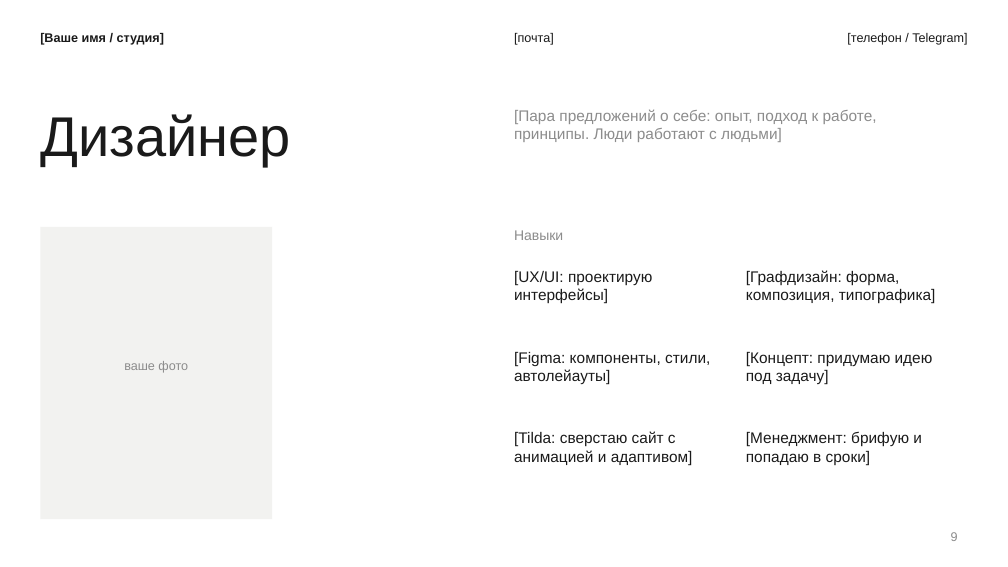
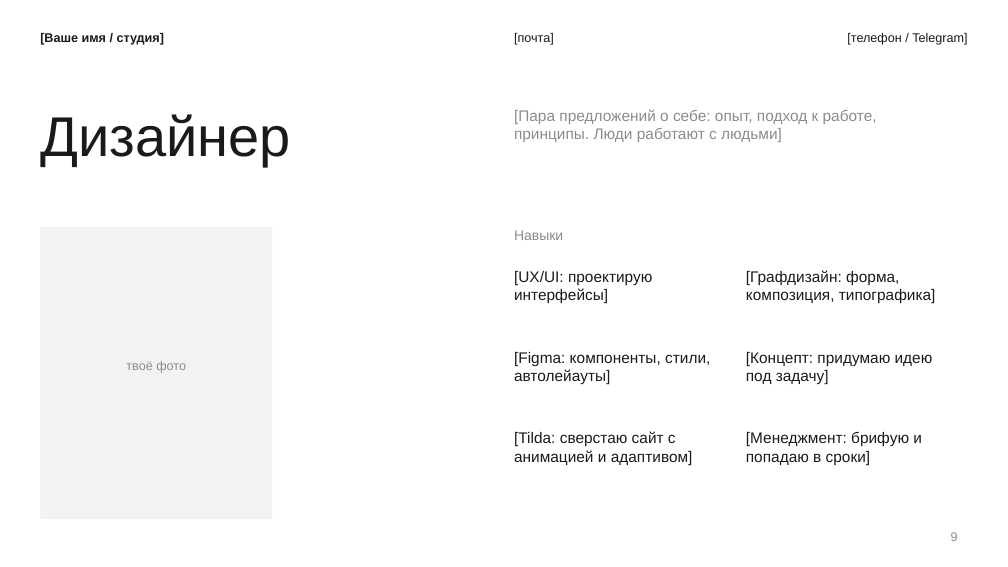
Before and after one commit to perasperadastranew/guides, a slide deck: slide 9 of starter-pack/files/02-kp.pptx. Drawn at 1008x567 pixels with LibreOffice and Linux fonts; fonts in the diff are those of the drawing. Boxes give left, top, right and bottom in pixels: in the first picture for what was removed or moved away, otherwise in the second. Text is boxed around its words. In the diff, an @@ line names an element or a change of style, - is before the commit and + after.

```diff
--- a/starter-pack/files/02-kp.pptx
+++ b/starter-pack/files/02-kp.pptx
@@ text at (x1=126, y1=361, x2=186, y2=373): text changed @@
-ваше фото
+твоё фото
```
Also in this commit, not shown: 2 other slides changed, 7 other files.
